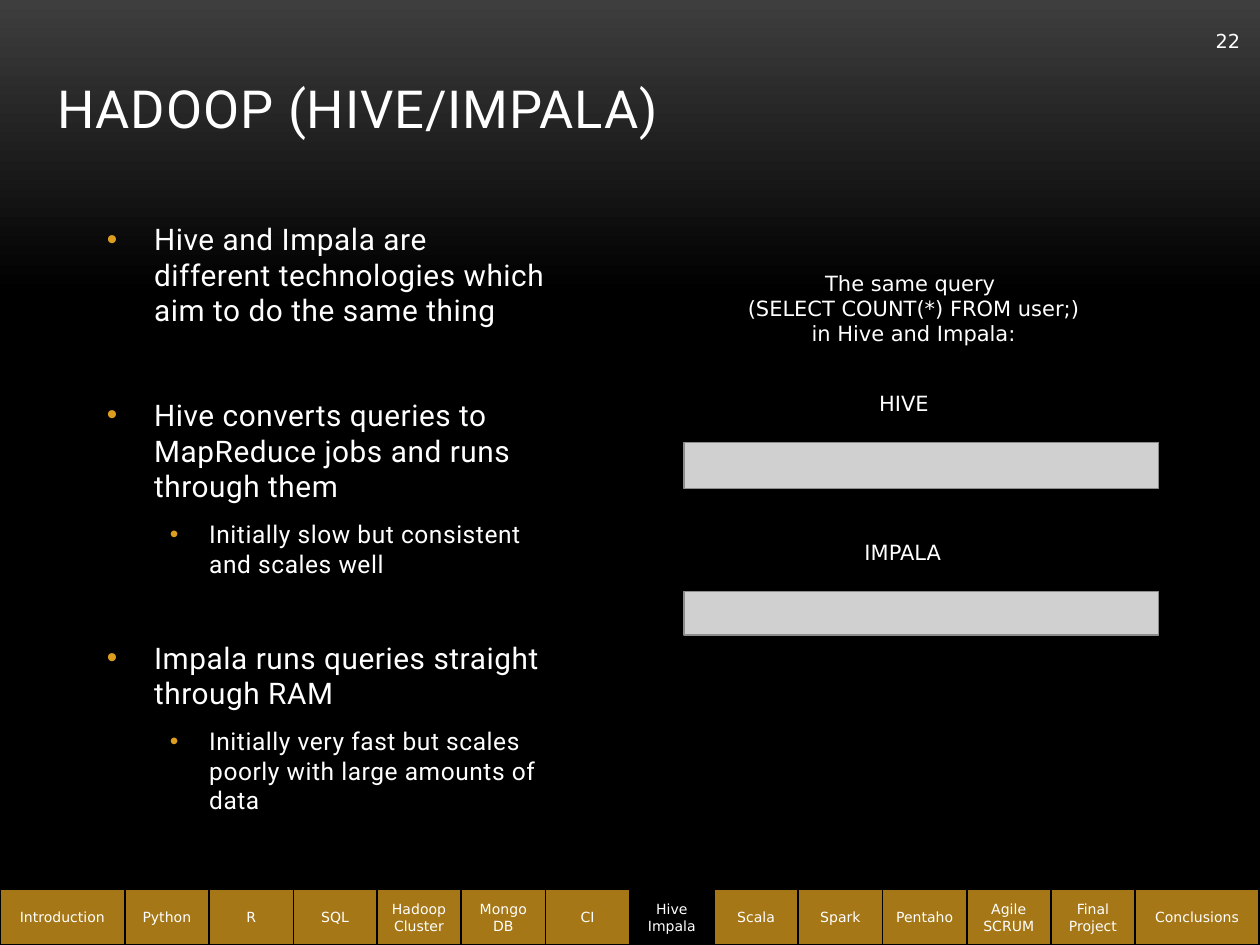
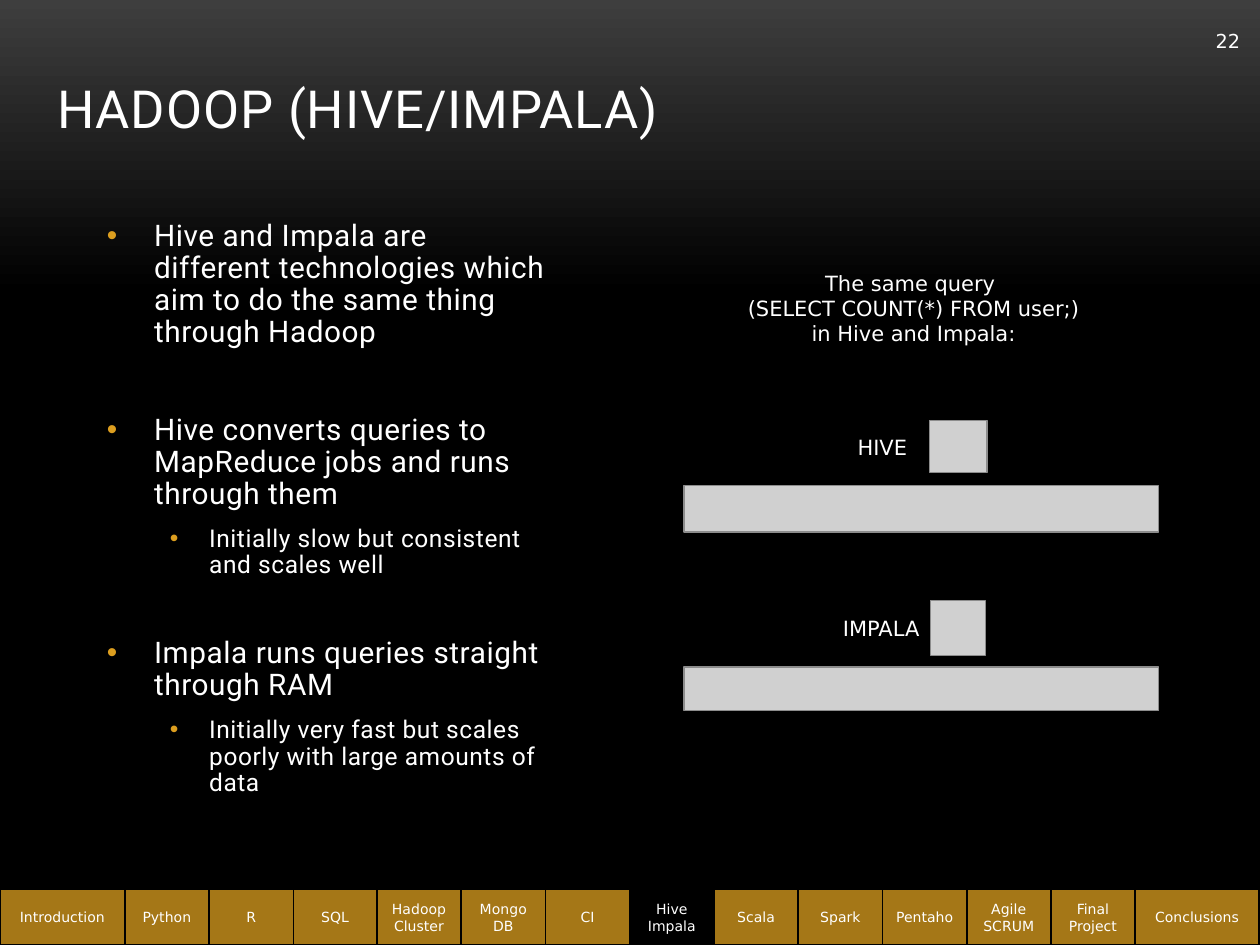
Before and after one commit to abe1ge/teletubbiesQAC, a slide deck: slide 22 of FinalPresentation.pptx. Drawn at 1260x945 pixels with LibreOffice and Linux fonts; fonts in the diff are those of the drawing; grey boxes stand for pictures; background and template pictures are left out. Boxes give left, top, right and bottom in pixels: in the first picture for what was removed or moved away, otherwise in the second. Text is boxed around its words. In the diff, an @@ line names an element or a change of style, - is before the commit and + after.

```diff
--- a/FinalPresentation.pptx
+++ b/FinalPresentation.pptx
@@ text at box(154, 223, 544, 349): text changed @@
-• Hive and Impala are different technologies which aim to do the same thing
+• Hive and Impala are different technologies which aim to do the same thing through Hadoop
@@ text at box(154, 418, 539, 792): line spacing 1 to 0.9 @@
@@ text "HIVE": place and size @@
-text "HIVE" at box(879, 395, 929, 411)
+text "HIVE" at box(858, 439, 908, 455)
@@ picture added at box(930, 421, 988, 472) @@
@@ picture: place and size @@
-picture at box(684, 442, 1159, 489)
+picture at box(684, 486, 1159, 533)
@@ text "IMPALA": place and size @@
-text "IMPALA" at box(864, 544, 940, 560)
+text "IMPALA" at box(843, 620, 919, 636)
@@ picture added at box(931, 601, 985, 655) @@
@@ picture: place and size @@
-picture at box(684, 591, 1159, 635)
+picture at box(684, 667, 1159, 711)
```
Also in this commit, not shown: 18 other slides changed, 1 slide removed.
